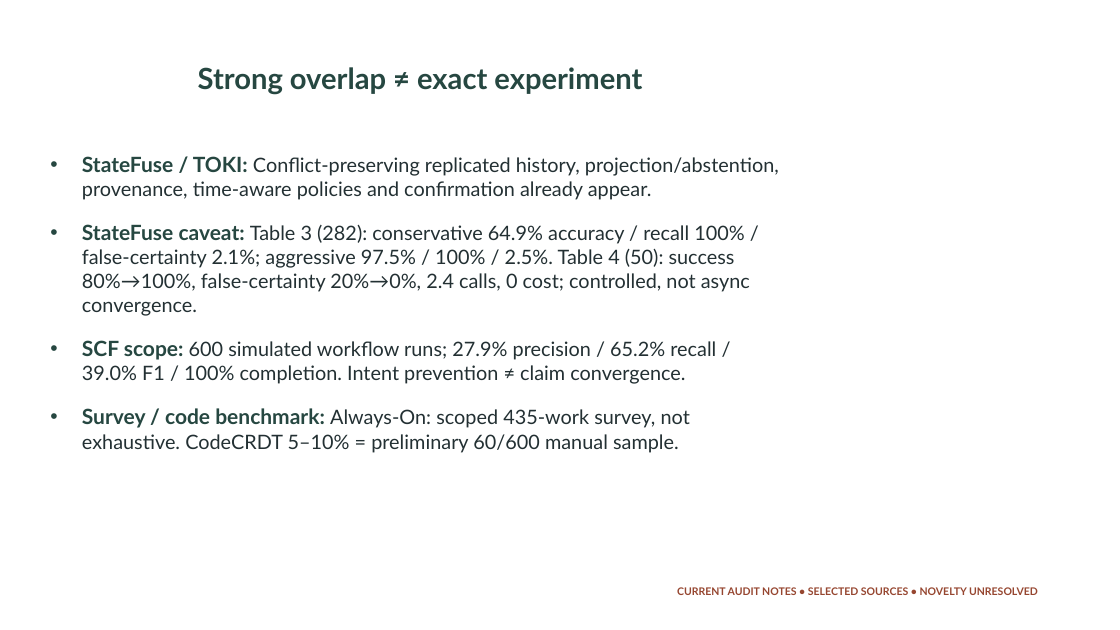
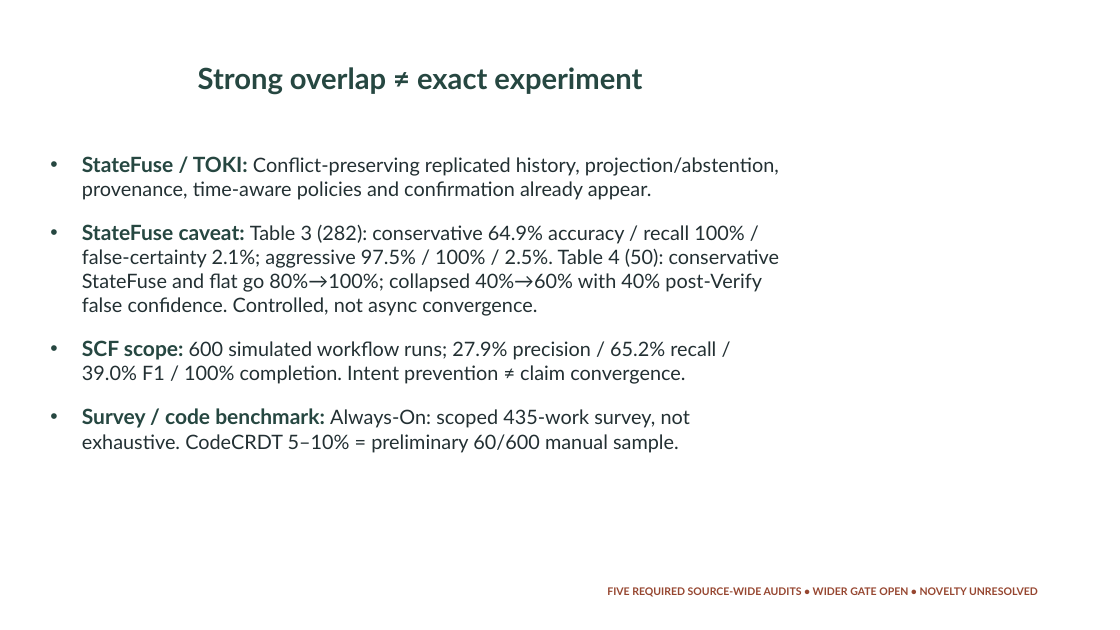
Before and after one commit to selvin-paul-raj/M.E-Thesis, a slide deck: slide 23 of docs/review-pack/AVA_Evaluation_Review_Slides.pptx. Drawn at 1120x630 pixels with LibreOffice and Linux fonts; fonts in the diff are those of the drawing. Boxes give left, top, right and bottom in pixels: in the first picture for what was removed or moved away, otherwise in the second. Text is boxed around its words. In the diff, an @@ line names an element or a change of style, - is before the commit and + after.

Commit message:
docs: record five-source AVA literature audit

```diff
--- a/docs/review-pack/AVA_Evaluation_Review_Slides.pptx
+++ b/docs/review-pack/AVA_Evaluation_Review_Slides.pptx
@@ text at (x1=82, y1=224, x2=780, y2=316): text changed @@
-• StateFuse caveat: Table 3 (282): conservative 64.9% accuracy / recall 100% / false-certainty 2.1%; aggressive 97.5% / 100% / 2.5%. Table 4 (50): success 80%→100%, false-certainty 20%→0%, 2.4 calls, 0 cost; controlled, not async convergence.
+• StateFuse caveat: Table 3 (282): conservative 64.9% accuracy / recall 100% / false-certainty 2.1%; aggressive 97.5% / 100% / 2.5%. Table 4 (50): conservative StateFuse and flat go 80%→100%; collapsed 40%→60% with 40% post-Verify false confidence. Controlled, not async convergence.
@@ text at (x1=607, y1=587, x2=1038, y2=597): text changed @@
-CURRENT AUDIT NOTES • SELECTED SOURCES • NOVELTY UNRESOLVED
+FIVE REQUIRED SOURCE-WIDE AUDITS • WIDER GATE OPEN • NOVELTY UNRESOLVED
```
Also in this commit, not shown: 6 other slides changed, 4 other files.
